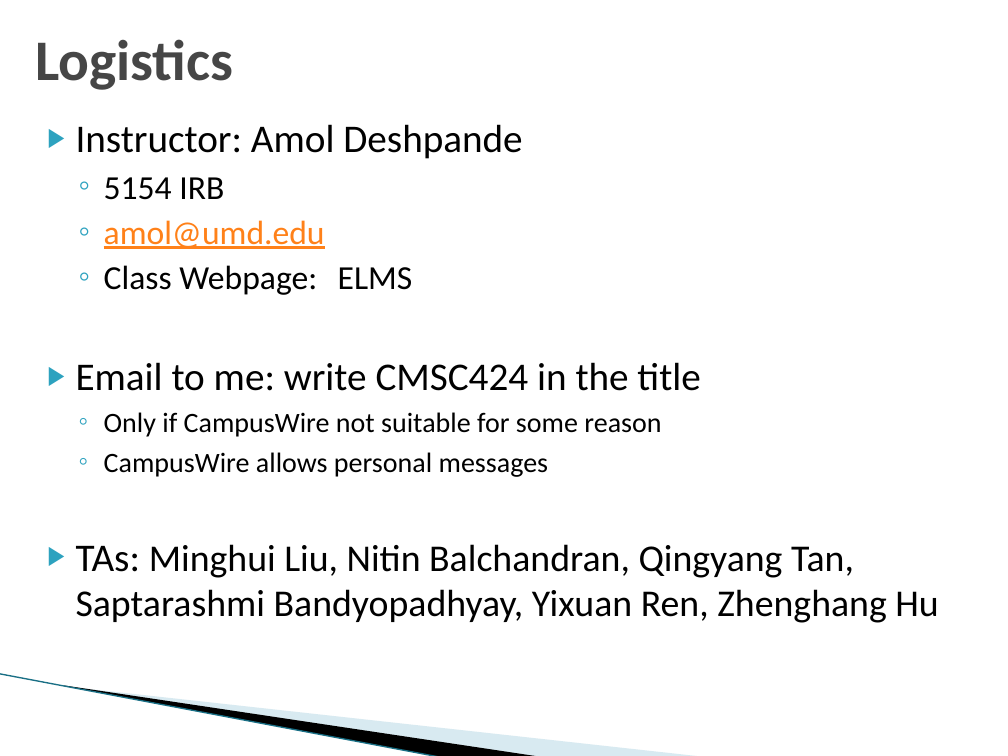
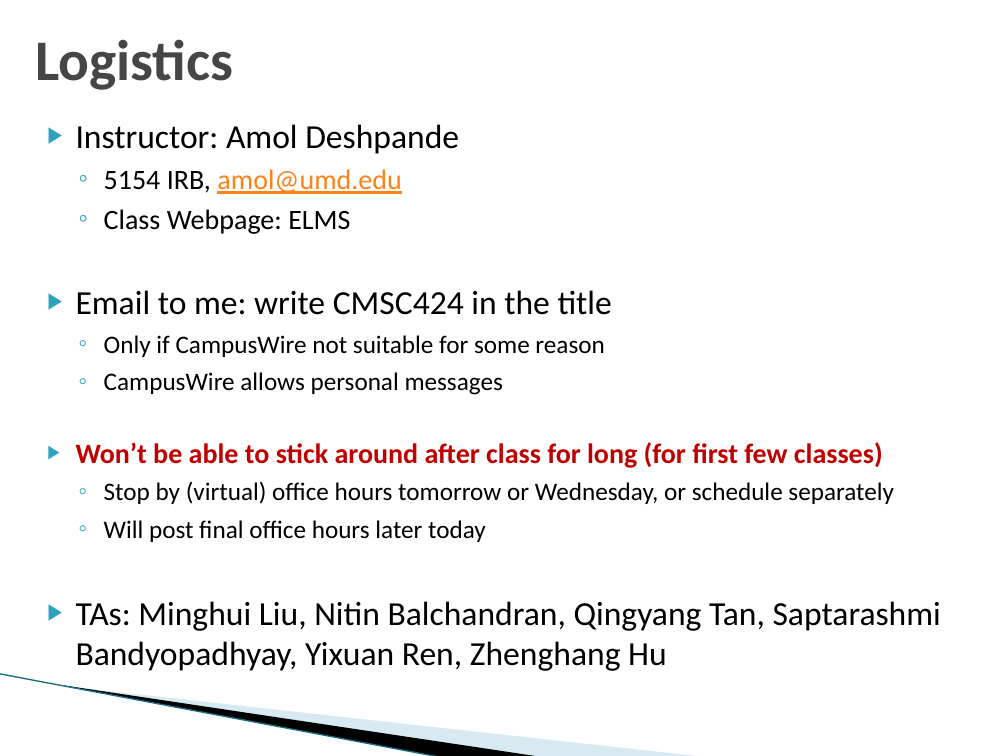
Before and after one commit to umddb/cmsc424-fall2021, a slide deck: slide 5 of Slides/01-Introduction.pptx. Drawn at 1008x756 pixels with LibreOffice and Linux fonts; fonts in the diff are those of the drawing; background and template pictures are left out. Boxes give left, top, right and bottom in pixels: in the first picture for what was removed or moved away, otherwise in the second. Text is boxed around its words. In the diff, an @@ line names an element or a change of style, - is before the commit and + after.

```diff
--- a/Slides/01-Introduction.pptx
+++ b/Slides/01-Introduction.pptx
@@ text at [76,124,941,671]: size 28 to 24 pt in "Instructor: Amol Deshpande", "Email to me: write CMSC424 in the ...", "TAs:"; size 24 to 20 pt in "Class Webpage: ELMS"; size 20 to 18 pt in "Only if CampusWire not suitable for some ...", "CampusWire allows personal messages"; size 27 to 24 pt in "Minghui Liu, Nitin Balchandran, Qingyang Tan, Saptarashmi ..." @@
@@ text at [104,169,401,194]: text changed; size 24 to 20 pt @@
-  ◦ 5154 IRB
-  ◦ amol@umd.edu
+  ◦ 5154 IRB, amol@umd.edu
@@ text at [76,442,894,542]: paragraphs added @@
+▶ Won’t be able to stick around after class for long (for first few classes)
+  ◦ Stop by (virtual) office hours tomorrow or Wednesday, or schedule separately
+  ◦ Will post final office hours later today
```
Also in this commit, not shown: 5 other files.
